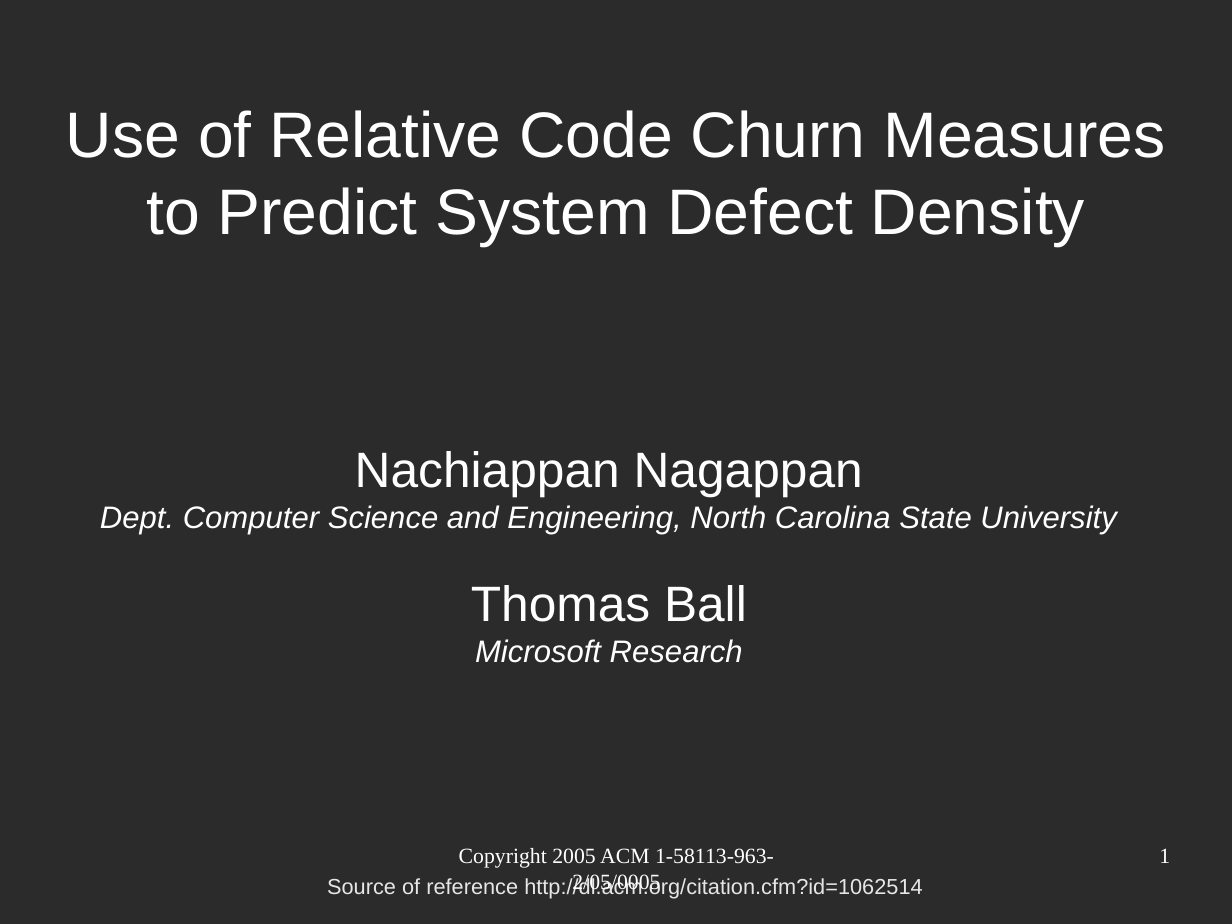
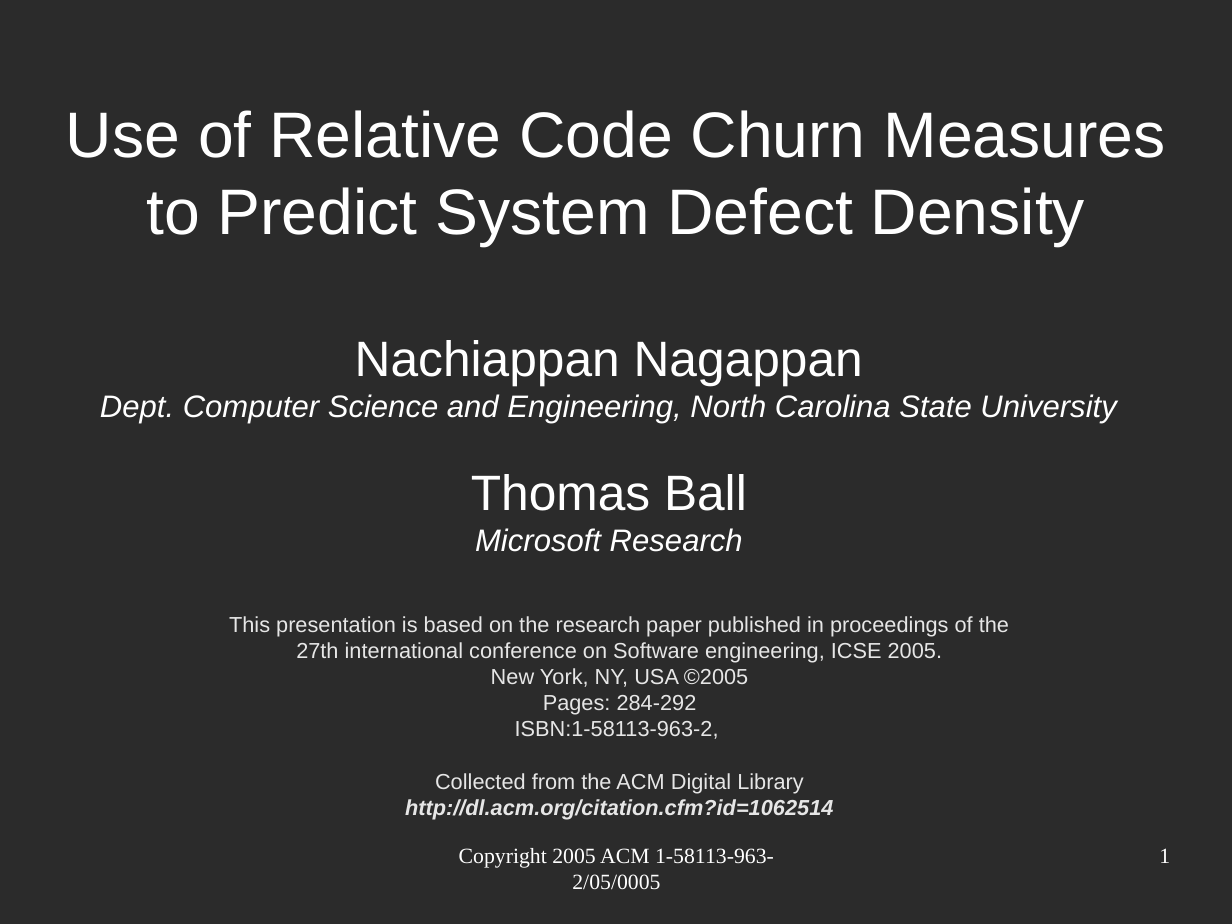
Before and after one commit to tajmilur-rahman/SOEN691D, a slide deck: slide 1 of presentation/Nagappan2005.odp. Drawn at 1232x924 pixels with LibreOffice and Linux fonts; fonts in the diff are those of the drawing; background and template pictures are left out; a plain dark background stands for a picture behind light text. Boxes give left, top, right and bottom in pixels: in the first picture for what was removed or moved away, otherwise in the second. Text is boxed around its words. In the diff, an @@ line names an element or a change of style, - is before the commit and + after.

```diff
--- a/presentation/Nagappan2005.odp
+++ b/presentation/Nagappan2005.odp
@@ subtitle "Nachiappan Nagappan": place and size @@
-subtitle "Nachiappan Nagappan" at (100,451,1116,663)
+subtitle "Nachiappan Nagappan" at (100,340,1116,552)
@@ text at (229,616,1009,819): text changed @@
-Source of reference http://dl.acm.org/citation.cfm?id=1062514
+This presentation is based on the research paper published in proceedings of the
+27th international conference on Software engineering, ICSE 2005.
+New York, NY, USA ©2005
+Pages: 284-292
+ISBN:1-58113-963-2,
+Collected from the ACM Digital Library
+http://dl.acm.org/citation.cfm?id=1062514
```
Also in this commit, not shown: 4 other slides changed, 40 other files.
